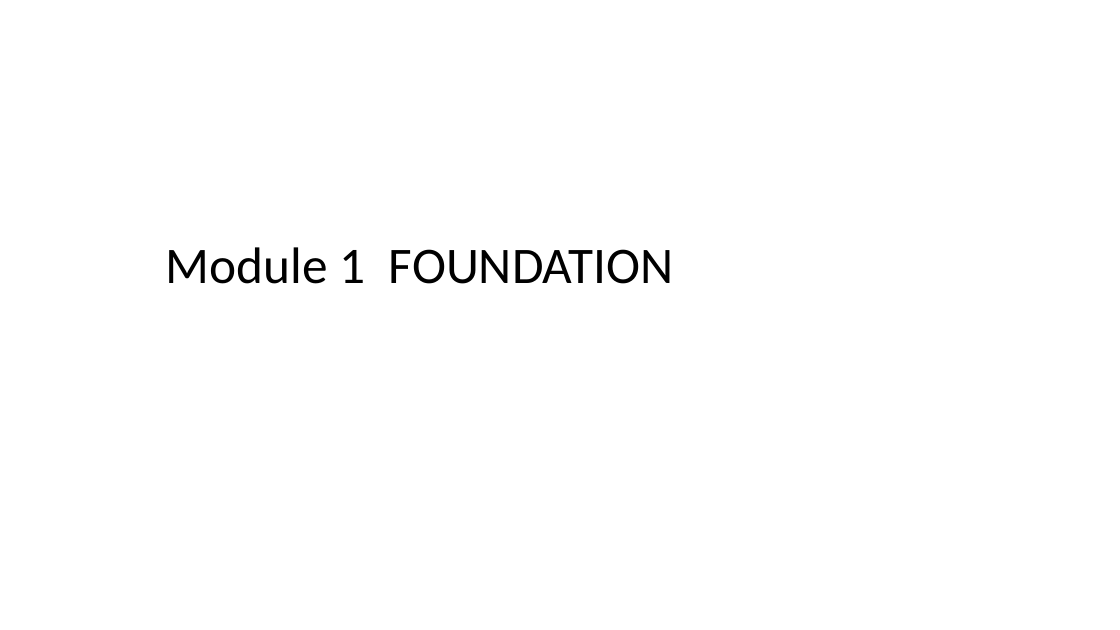
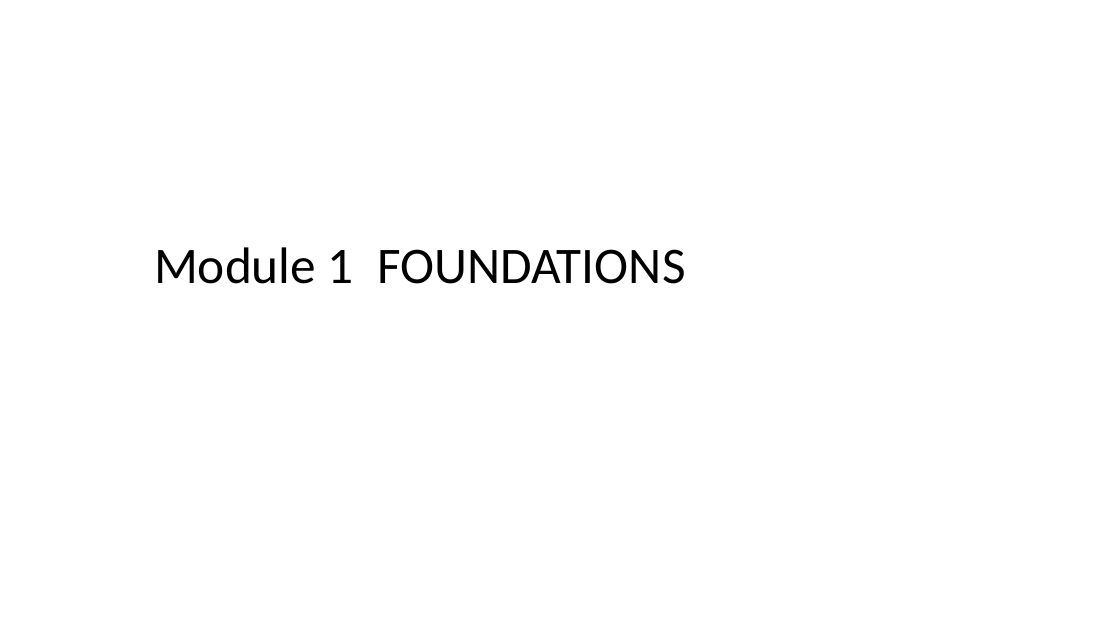
Before and after one commit to seanwhs/3-Day-Python-Crash-Course, a slide deck: slide 4 of Python_Crash_Course_2025.pptx (slide 2 before the commit). Drawn at 1120x630 pixels with LibreOffice and Linux fonts; fonts in the diff are those of the drawing. Boxes give left, top, right and bottom in pixels: in the first picture for what was removed or moved away, otherwise in the second. Text is boxed around its words. In the diff, an @@ line names an element or a change of style, - is before the commit and + after.

```diff
--- a/Python_Crash_Course_2025.pptx
+++ b/Python_Crash_Course_2025.pptx
@@ title at bbox=[154, 247, 686, 284]: text changed @@
-Module 1 FOUNDATION
+Module 1 FOUNDATIONS
```
Also in this commit, not shown: 32 other slides changed, 113 slides added, 3 slides removed.
